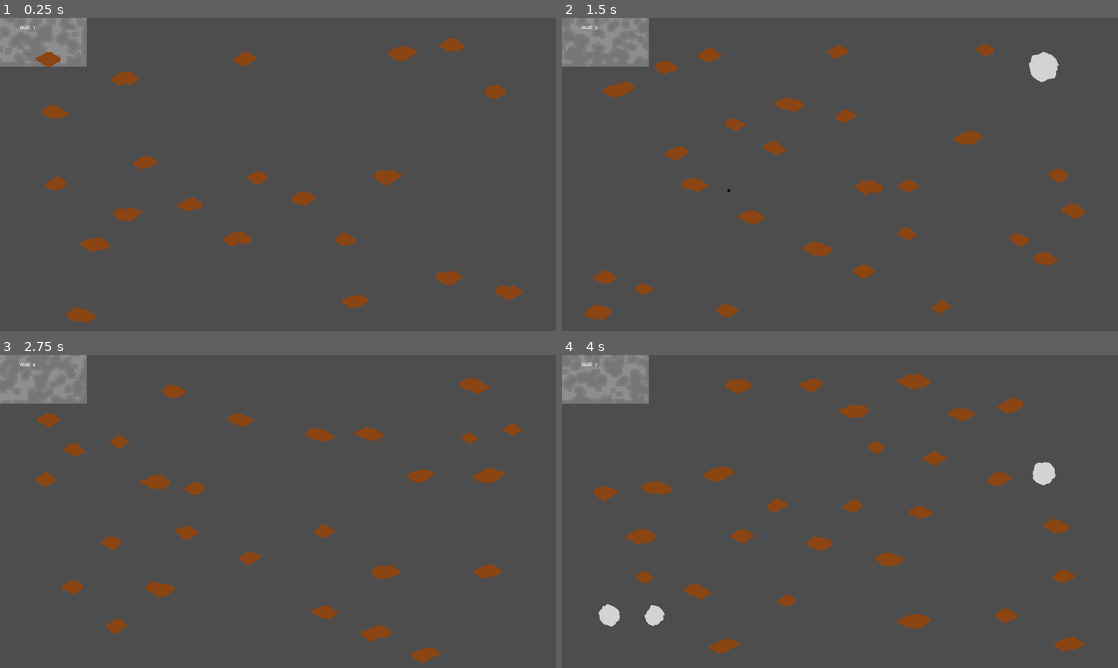
Above: before the commit, frames 1-4 (two rows, left to right).
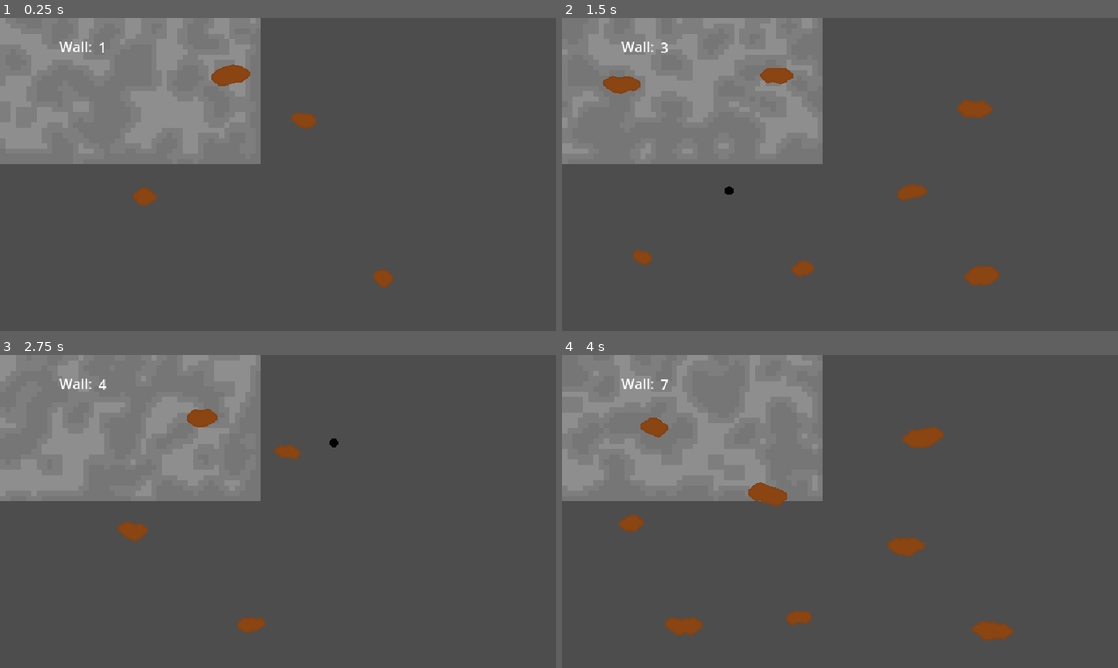
Above: after the commit, the same moments.

Repository: BrodeyYendall/MiningGameGodot
Game: Godot game, scene res://game.tscn
Same seed, same stepped clock (60 frames per second), same inputs: the game is played once before the commit and once after it.
Inputs (mouse positions are in pixels of both pictures, inside the frame that each line leads up to):
- Up to frame 1 (0.25 s): no input
- Up to frame 2 (1.5 s): tap Enter at 0.5, 0.6 s; move the mouse to (962, 158) at 0.52 s; click (962, 158) at 0.67 s; tap Space at 0.77, 1.25 s; move the mouse to (728, 190) at 1.27 s; tap Tab at 1.35 s; click (728, 190) at 1.42 s
- Up to frame 3 (2.75 s): tap Space at 1.52 s; tap Enter at 2, 2.1 s; move the mouse to (333, 442) at 2.02 s; click (333, 442) at 2.17 s
- Up to frame 4 (4 s): tap Space at 2.75, 3.02, 3.77 s; move the mouse to (812, 574) at 2.77 s; tap Tab at 2.85 s; click (812, 574) at 2.92 s; tap Enter at 3.5, 3.6 s; move the mouse to (1006, 558) at 3.52 s; click (1006, 558) at 3.67 s

The runs differ from the first frame. In frame 1, 22% of the frame differs, in the area x 0-95%, y 0-98%; in frame 2, 23%; in frame 3, 23%; in frame 4, 25%, in the area x 0-94%, y 0-96%.
Error after the commit: Parse Error: Identifier "ore_cutout" not declared in the current scope. (res://ores/ball_ore.gd:36)

Commit message:
Downscaled size of the project to make the game pixel art

Diff:
--- a/cutout/falling_cutout.gd
+++ b/cutout/falling_cutout.gd
@@ -1,6 +1,6 @@
 extends Sprite2D
 
-@export var fall_speed = 500
+@export var fall_speed = 150
 @export var rotate_speed = 0.5
 @export var drop_shadow_offset = Vector2(20, 20)
 
--- a/cutout/falling_cutout.tscn
+++ b/cutout/falling_cutout.tscn
@@ -9,5 +9,4 @@
 [node name="drop_shadow" type="Node2D" parent="."]
 modulate = Color(1, 1, 1, 0.5)
 show_behind_parent = true
-position = Vector2(-40, -20)
 script = ExtResource("2_0xf8m")
--- a/game_data/constants.gd
+++ b/game_data/constants.gd
@@ -1,18 +1,17 @@
 extends Node
 
-const SCREEN_WIDTH = 1920
-const SCREEN_HEIGHT = 1080
+const SCREEN_WIDTH = 640
+const SCREEN_HEIGHT = 360
 
 const HOLE_SIZE = 5
-var CUTOUT_CRACK_CONFIG = CrackConfig.new(6, 12, 5, 3, 10, 0.04)
-var LARGE_CRACK_CONFIG = CrackConfig.new(10, 40, 15, 5, 1000)
+var CUTOUT_CRACK_CONFIG = CrackConfig.new(3, 8, 2, 1, 4, 0.04, 10)
 
-var CHUNK_ORE_CONFIG = CrackConfig.new(40, 50, 5, 5, 10, 0.0, 10)
-var BAND_ORE_CONFIG = CrackConfig.new(20, 24, 2, 2, 4, 0.0, 10)
+var NUGGET_ORE_CONFIG = CrackConfig.new(10, 20, 2, 2, 4, 0.0, 5)
+var BAND_ORE_CONFIG = CrackConfig.new(5, 10, 1, 1, 2, 0.0, 5)
 
-var NUGGET_CONFIG = OreChunkConfig.new([30, 70], 80, 6, 4, preload("res://ores/nugget_ore.tscn"))
-var BAND_CONFIG = OreChunkConfig.new([100, 200], 80, 6, 4, preload("res://ores/band_ore.tscn"))
-var BALL_CONFIG = OreChunkConfig.new([30, 50], 100, 6, 4, preload("res://ores/ball_ore.tscn"))
+var NUGGET_CONFIG = OreChunkConfig.new([20, 40], 80, 6, 4, preload("res://ores/nugget_ore.tscn"))
+var BAND_CONFIG = OreChunkConfig.new([80, 120], 80, 6, 4, preload("res://ores/band_ore.tscn"))
+var BALL_CONFIG = OreChunkConfig.new([15, 25], 100, 6, 4, preload("res://ores/ball_ore.tscn"))
 
 class CrackConfig:
 	var min_width: int
--- a/ores/ball_ore.gd
+++ b/ores/ball_ore.gd
@@ -4,11 +4,9 @@
 var oreType: OreTypes.OreType
 var size = 0
 
-signal ore_cutout(ore: OreTypes.OreType, size: int)
-
-var VARIANCE = 4
-var MAX_VARIANCE = 8
-var SEGMENT_SIZE = 32
+var VARIANCE = 2
+var MAX_VARIANCE = 6
+var SEGMENT_SIZE = 16
 var TOTAL_RADIUS = 64
 
 func generate_ore(oreType: OreTypes.OreType, size: int):
--- a/ores/nugget_ore.gd
+++ b/ores/nugget_ore.gd
@@ -5,13 +5,13 @@
 var oreType: OreTypes.OreType
 signal ore_cutout(ore: OreTypes.OreType, size: int)
 
-var SMOOTH_SEGMENTS = 5
-var SMOOTH_INCREMENTS = 5
+var SMOOTH_SEGMENTS = 2
+var SMOOTH_INCREMENTS = 2
 var MIN_WIDTH = (SMOOTH_INCREMENTS * 2) + 1  # The min distance between the two lines before we end smoothing
 
 func generate_ore(oreType: OreTypes.OreType, size: float):
 	self.oreType = oreType
-	generate_vertices_for_dir(Vector2(0, 0), Vector2(1, 0), size, Constants.CHUNK_ORE_CONFIG)
+	generate_vertices_for_dir(Vector2(0, 0), Vector2(1, 0), size, Constants.NUGGET_ORE_CONFIG)
 
 func generate_crack_line(start: Vector2, direction: Vector2, distance: float) -> Array[PackedVector2Array]:
 	var crack_lines = super.generate_crack_line(start, direction, distance)
@@ -76,4 +76,9 @@
 	shortened_vertices.append_array(top_line)
 	shortened_vertices.append_array(bottom_copy)
 
-	draw_colored_polygon(shortened_vertices, OreTypes.get_ore_color(oreType))
+	var color = OreTypes.get_ore_color(oreType)
+	draw_colored_polygon(shortened_vertices,color)
+
+	var outline_vertices = shortened_vertices.duplicate()
+	outline_vertices.append(shortened_vertices[0])
+	draw_polyline(outline_vertices, color.darkened(0.05), 2)
--- a/project.godot
+++ b/project.godot
@@ -32,8 +32,8 @@
 
 [display]
 
-window/size/viewport_width=1920
-window/size/viewport_height=1080
+window/size/viewport_width=640
+window/size/viewport_height=360
 window/size/window_width_override=1920
 window/size/window_height_override=1080
 window/stretch/mode="viewport"
